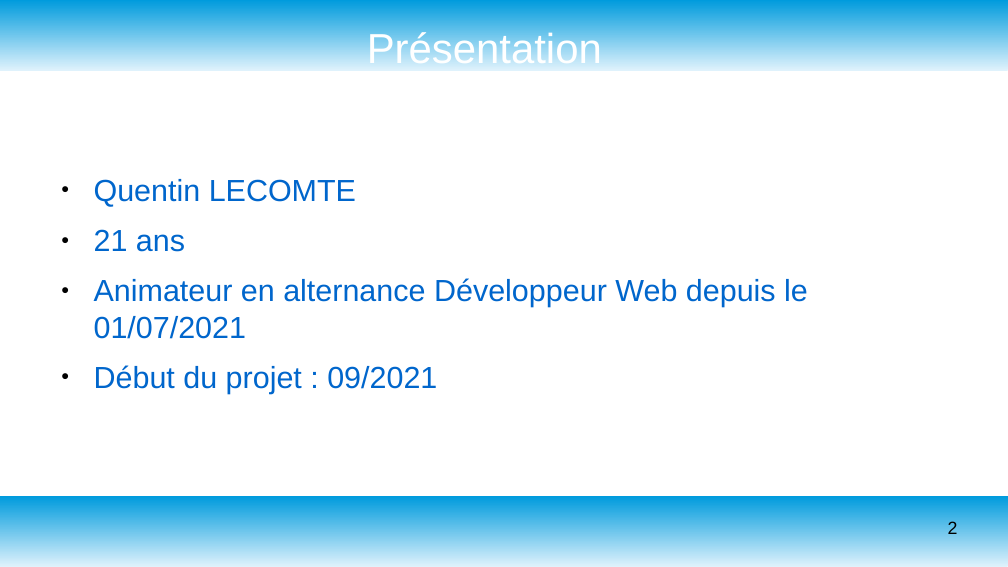
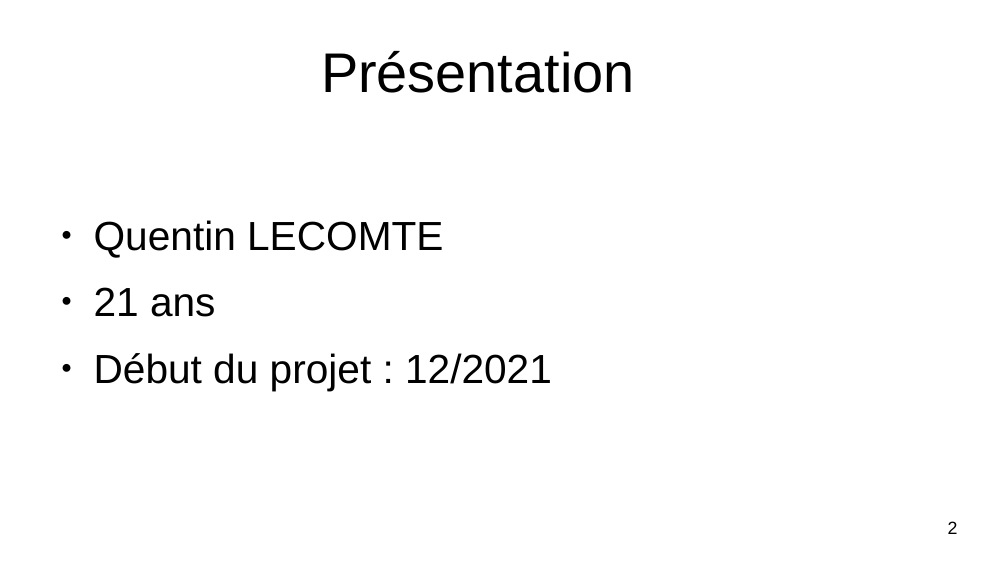
Before and after one commit to Quentin1232/quentinlecomte_3_07022022, a slide deck: slide 2 of Soutenance projet 3.odp. Drawn at 1008x567 pixels with LibreOffice and Linux fonts; fonts in the diff are those of the drawing. Boxes give left, top, right and bottom in pixels: in the first picture for what was removed or moved away, otherwise in the second. Text is boxed around its words. In the diff, an @@ line names an element or a change of style, - is before the commit and + after.

```diff
--- a/Soutenance projet 3.odp
+++ b/Soutenance projet 3.odp
@@ rectangle removed at bbox=[0, 0, 1008, 70] @@
@@ title "Présentation" at bbox=[321, 51, 634, 93]: size 33 to 44 pt, text colour #FFFFFF to #000000 @@
@@ text "Quentin LECOMTE": place and size @@
-text "Quentin LECOMTE" at bbox=[94, 179, 808, 394]
+text "Quentin LECOMTE" at bbox=[94, 220, 552, 391]
@@ text at bbox=[94, 220, 443, 317]: size 24 to 32 pt, text colour #0066CC to #000000 in "Quentin LECOMTE", "21 ans"; more space between paragraphs @@
@@ text at bbox=[94, 353, 552, 391]: text changed; size 24 to 32 pt; text colour #0066CC to #000000 @@
-● Animateur en alternance Développeur Web depuis le 01/07/2021
-● Début du projet : 09/2021
+● Début du projet : 12/2021
@@ rectangle removed at bbox=[0, 497, 1008, 567] @@
```
Also in this commit, not shown: 4 other slides changed, 7 slides added, 6 slides removed, 22 other files.
